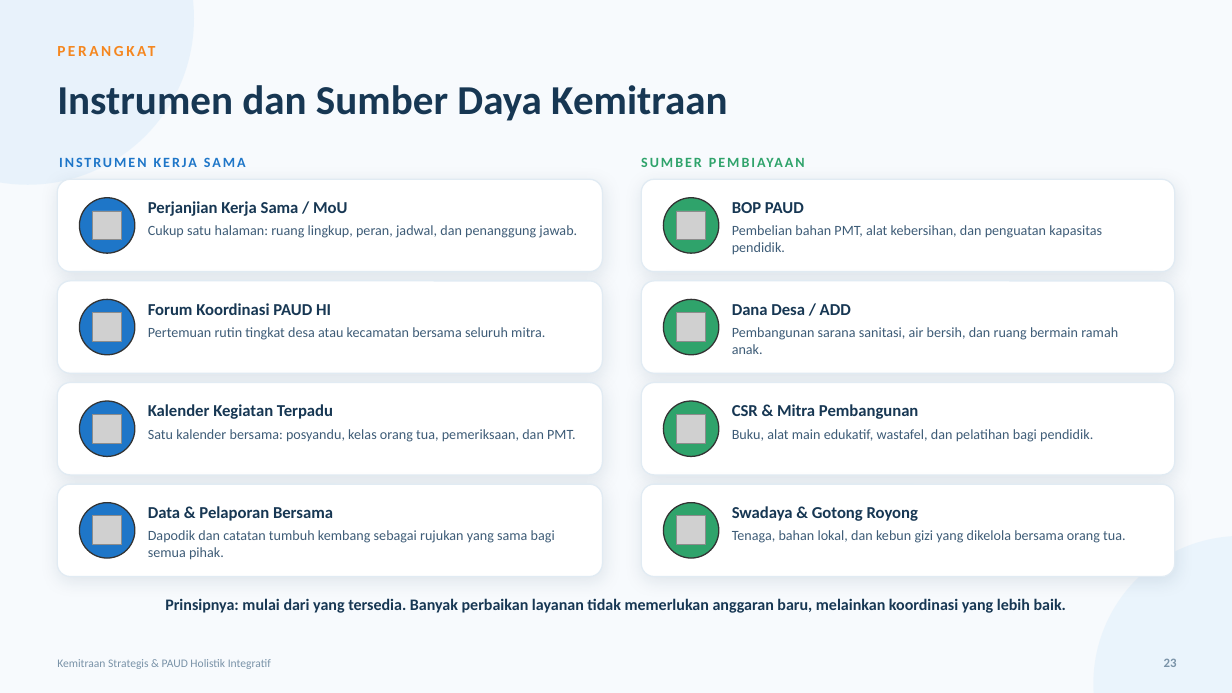
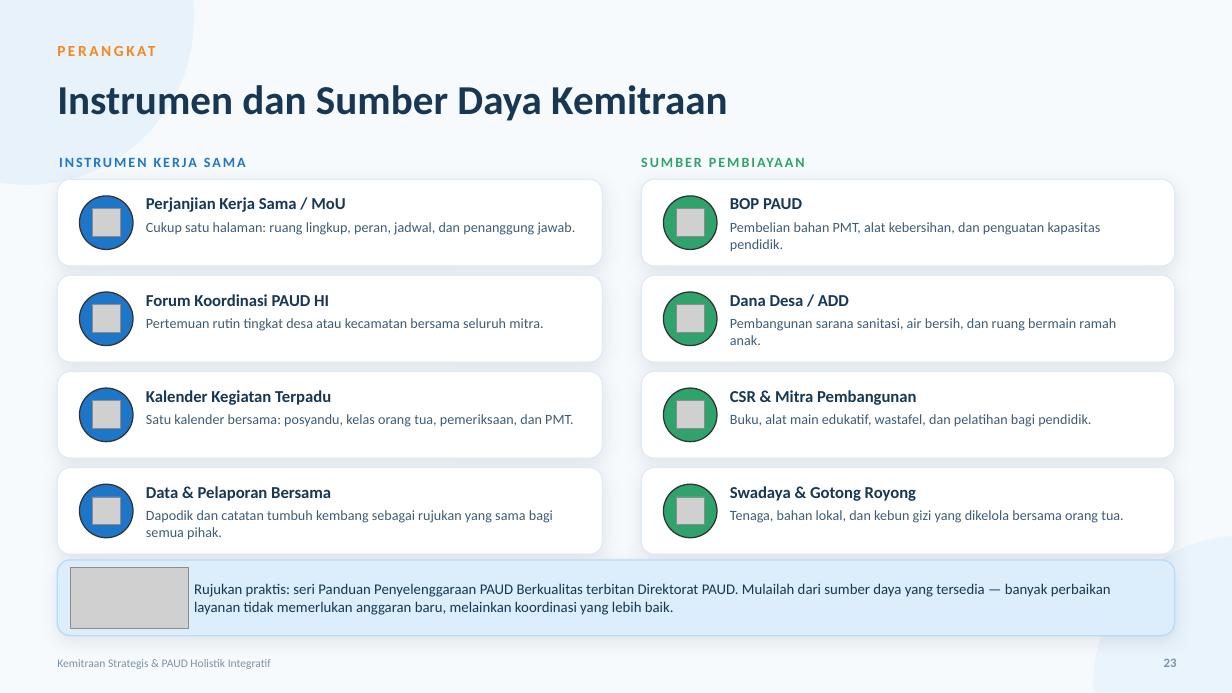
Before and after one commit to afriiqbal/kemitraanpaud, a slide deck: slide 23 of presentasi/Kemitraan_Strategis_PAUD_HI.pptx. Drawn at 1232x693 pixels with LibreOffice and Linux fonts; fonts in the diff are those of the drawing; grey boxes stand for pictures. Boxes give left, top, right and bottom in pixels: in the first picture for what was removed or moved away, otherwise in the second. Text is boxed around its words. In the diff, an @@ line names an element or a change of style, - is before the commit and + after.

```diff
--- a/presentasi/Kemitraan_Strategis_PAUD_HI.pptx
+++ b/presentasi/Kemitraan_Strategis_PAUD_HI.pptx
@@ rounded rectangle: place and size @@
-rounded rectangle at (57,179,603,272)
+rounded rectangle at (57,179,603,266)
@@ rounded rectangle: place and size @@
-rounded rectangle at (641,179,1175,272)
+rounded rectangle at (641,179,1175,266)
@@ rounded rectangle: place and size @@
-rounded rectangle at (57,281,603,373)
+rounded rectangle at (57,275,603,362)
@@ rounded rectangle: place and size @@
-rounded rectangle at (641,281,1175,373)
+rounded rectangle at (641,275,1175,362)
@@ 2 texts, 2 pictures, 2 ellipses: place and size @@
-2 texts, 2 pictures, 2 ellipses at (79,201,804,355)
+2 texts, 2 pictures, 2 ellipses at (79,197,802,346)
@@ 4 texts: place and size @@
-4 texts at (148,303,1118,354)
+4 texts at (146,294,1116,345)
@@ rounded rectangle: place and size @@
-rounded rectangle at (57,383,603,475)
+rounded rectangle at (57,372,603,458)
@@ 4 texts, 2 pictures, 2 ellipses: place and size @@
-4 texts, 2 pictures, 2 ellipses at (79,401,1093,457)
+4 texts, 2 pictures, 2 ellipses at (79,388,1091,442)
@@ rounded rectangle: place and size @@
-rounded rectangle at (641,383,1175,475)
+rounded rectangle at (641,372,1175,458)
@@ rounded rectangle: place and size @@
-rounded rectangle at (57,484,603,577)
+rounded rectangle at (57,468,603,555)
@@ rounded rectangle: place and size @@
-rounded rectangle at (641,484,1175,577)
+rounded rectangle at (641,468,1175,555)
@@ 4 texts, 2 pictures, 2 ellipses: place and size @@
-4 texts, 2 pictures, 2 ellipses at (79,503,1125,560)
+4 texts, 2 pictures, 2 ellipses at (79,484,1123,540)
@@ proportions changed in 16 elements at (57,179,603,266), (641,179,1175,266), (79,196,133,250), (664,196,717,250), (57,275,603,362), (641,275,1175,362), (79,292,133,346), (664,292,717,346), (57,372,603,458), (641,372,1175,458), (664,388,717,442), (79,388,133,442), (57,468,603,555), (641,468,1175,555), (79,484,133,538), (664,484,717,538) @@
@@ rounded rectangle added at (57,560,1175,636), fill #DCEDFB, outline #B9DBF6 1 pt @@
@@ picture added at (70,567,189,628) @@
@@ text at (194,583,1111,615): text changed; size 12.5 to 11.5 pt; bold off @@
-Prinsipnya: mulai dari yang tersedia. Banyak perbaikan layanan tidak memerlukan anggaran baru, melainkan koordinasi yang lebih baik.
+Rujukan praktis: seri Panduan Penyelenggaraan PAUD Berkualitas terbitan Direktorat PAUD. Mulailah dari sumber daya yang tersedia — banyak perbaikan layanan tidak memerlukan anggaran baru, melainkan koordinasi yang lebih baik.
```
Also in this commit, not shown: 23 other slides changed, 36 other files.
